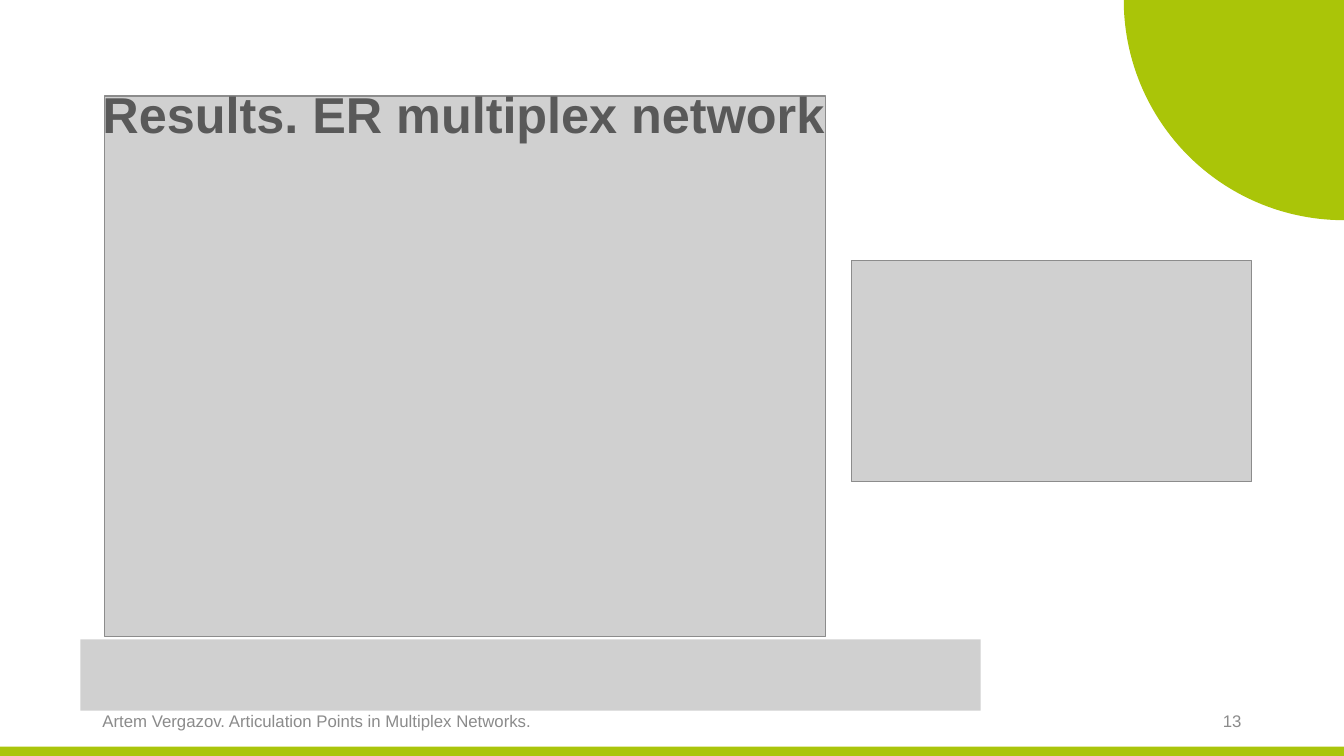
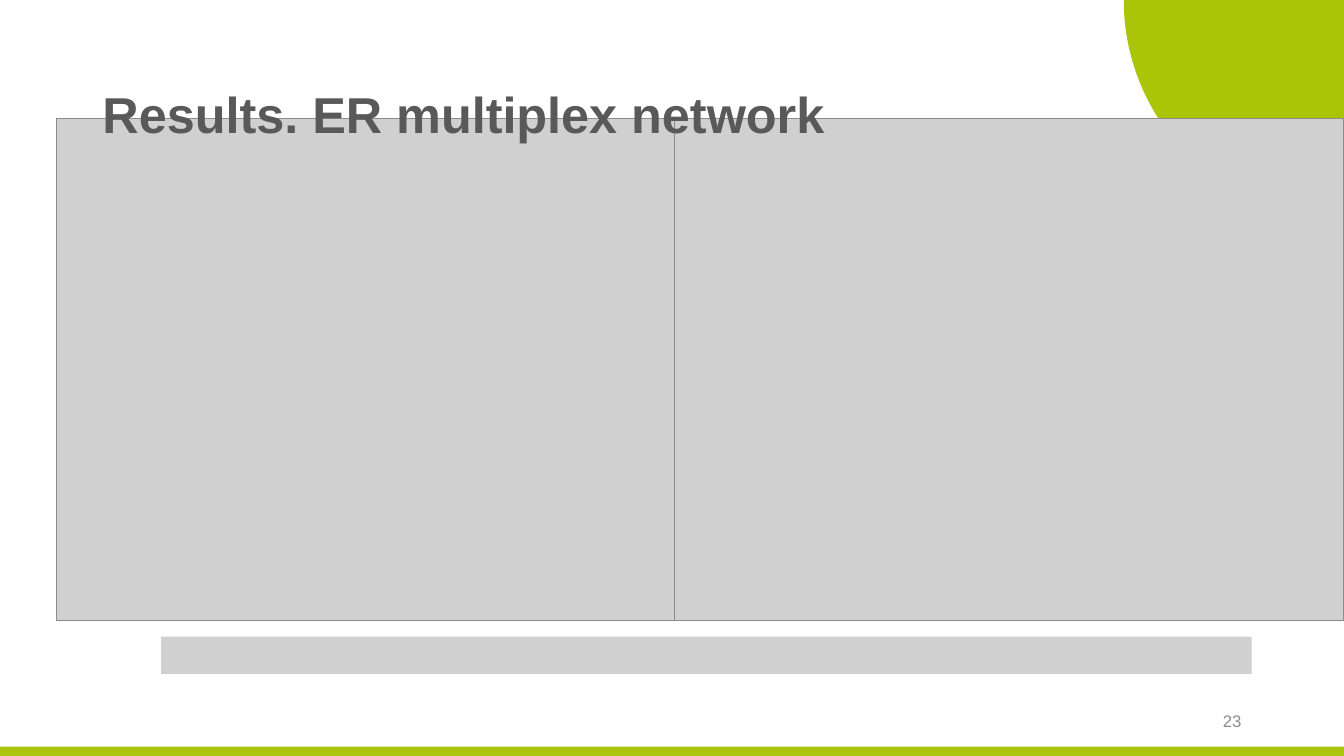
Before and after one commit to ArtemVergazov/ap_in_multiplex_networks, a slide deck: slide 23 of msc_predefense_template/Artem_Vergazov_predefense_April.pptx (slide 13 before the commit). Drawn at 1344x756 pixels with LibreOffice and Linux fonts; fonts in the diff are those of the drawing; grey boxes stand for pictures; background and template pictures are left out. Boxes give left, top, right and bottom in pixels: in the first picture for what was removed or moved away, otherwise in the second. Text is boxed around its words. In the diff, an @@ line names an element or a change of style, - is before the commit and + after.

```diff
--- a/msc_predefense_template/Artem_Vergazov_predefense_April.pptx
+++ b/msc_predefense_template/Artem_Vergazov_predefense_April.pptx
@@ picture: place and size @@
-picture at <box>105,96,826,637</box>
+picture at <box>56,118,726,620</box>
@@ picture added at <box>675,118,1344,620</box> @@
@@ picture removed at <box>851,260,1251,482</box> @@
@@ picture removed at <box>81,639,981,711</box> @@
@@ picture added at <box>161,637,1252,675</box> @@
@@ text removed at <box>102,715,531,731</box> @@
-Artem Vergazov. Articulation Points in Multiplex Networks.
@@ page number at <box>1223,715,1242,727</box>: text changed @@
-13
+23
```
Also in this commit, not shown: 7 other slides changed, 15 slides added, 4 slides removed, 43 other files.
